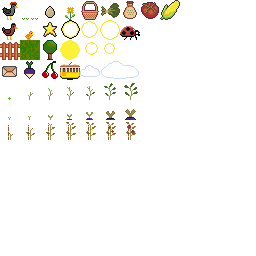
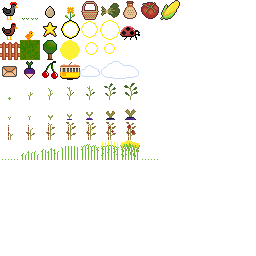
Before/after of a (256, 256) layered artwork. What changed in the layer stack:
renamed "Paint Layer 2" to "highlights", painted on it over (65, 140, 158, 160)
painted on "Paint Layer 1" over (2, 140, 158, 160)
removed layer "Paint Layer 1" (2nd of 2) over (2, 140, 158, 160)
